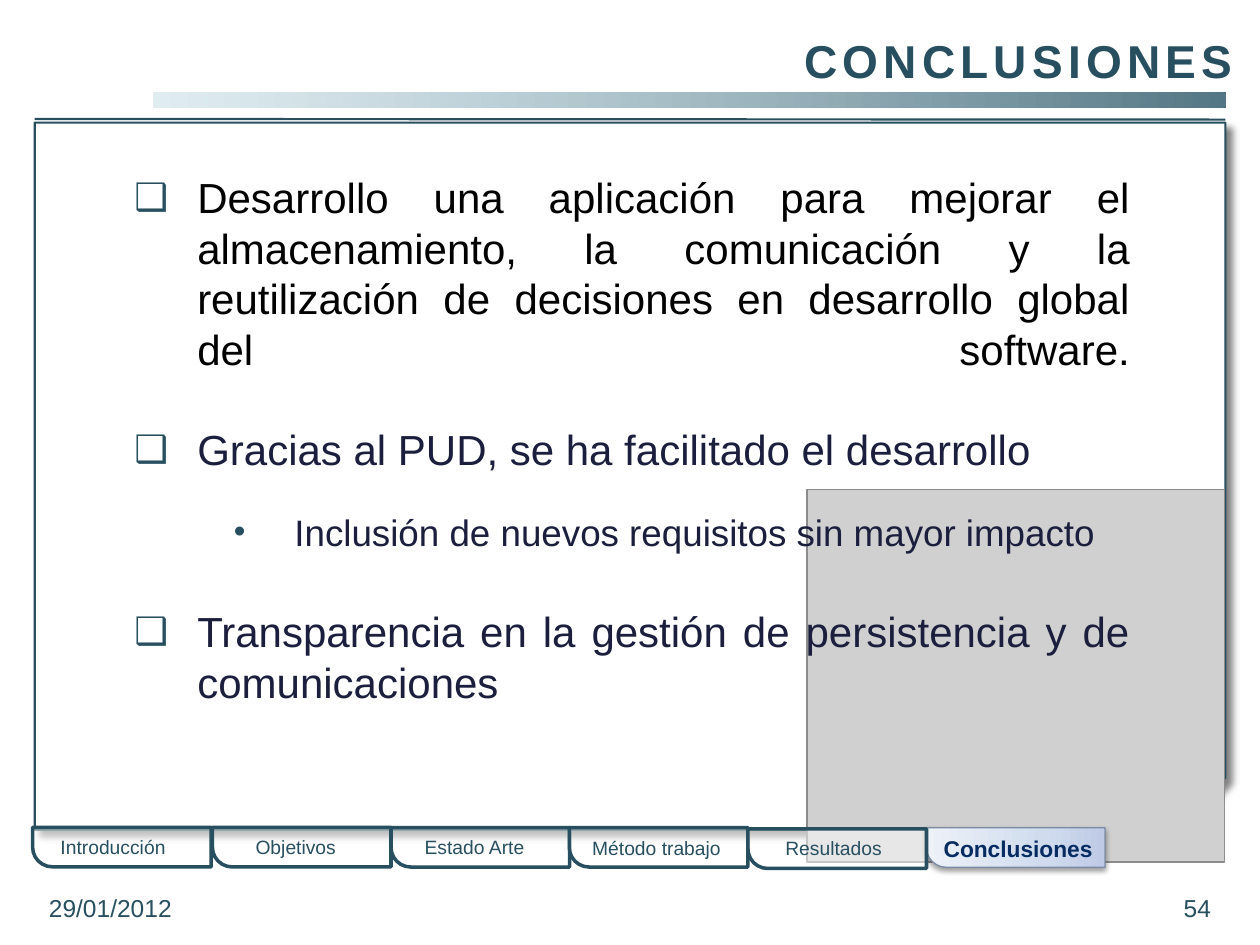
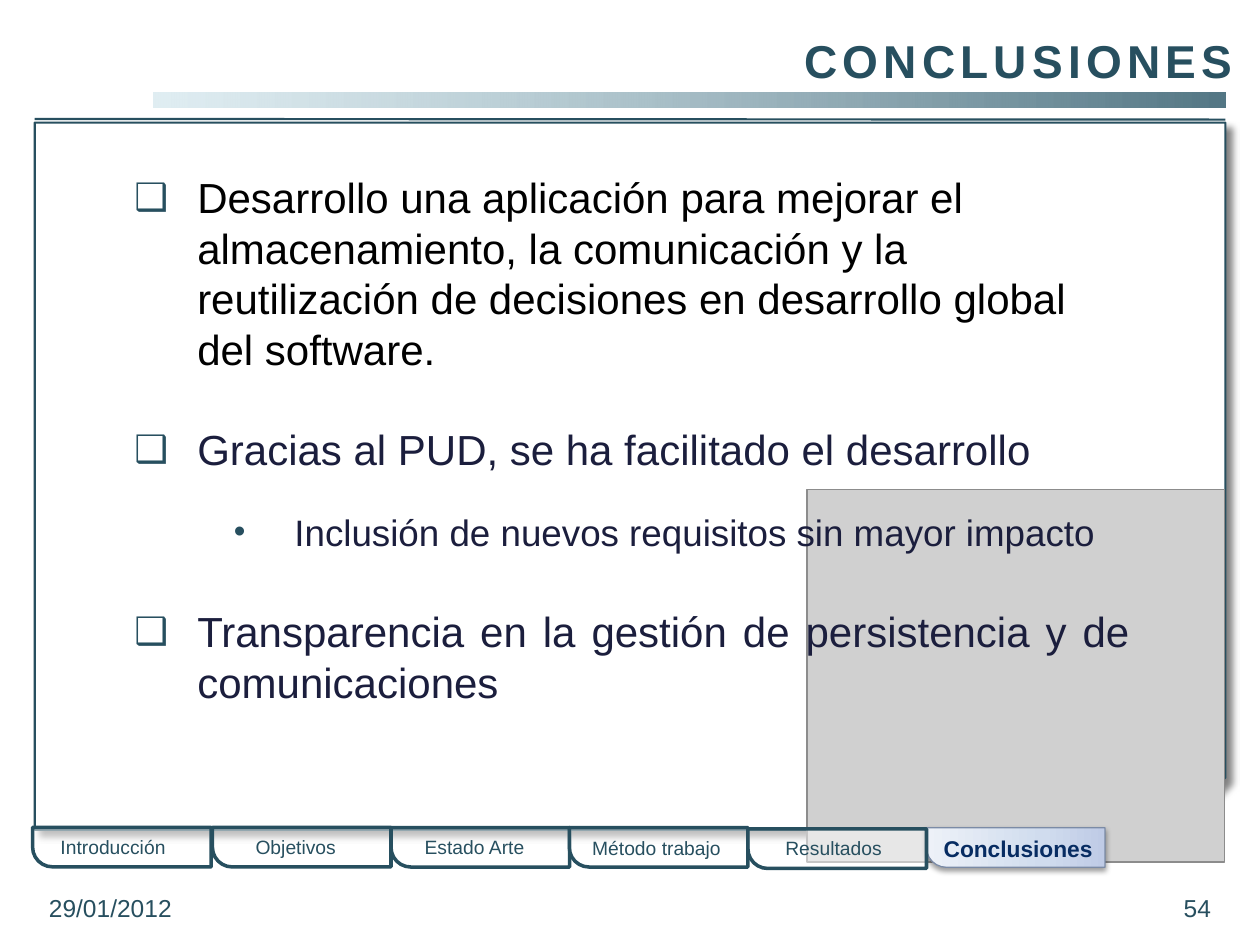
Before and after one commit to gangadhar001/repo-pfc, a slide deck: slide 54 of PFC/Presentacion/PresentacionPFC.pptx. Drawn at 1260x945 pixels with LibreOffice and Linux fonts; fonts in the diff are those of the drawing; grey boxes stand for pictures; background and template pictures are left out. Boxes give left, top, right and bottom in pixels: in the first picture for what was removed or moved away, otherwise in the second. Text is boxed around its words. In the diff, an @@ line names an element or a change of style, - is before the commit and + after.

```diff
--- a/PFC/Presentacion/PresentacionPFC.pptx
+++ b/PFC/Presentacion/PresentacionPFC.pptx
@@ text at [197, 182, 1066, 366]: alignment justified to left @@
```
Also in this commit, not shown: 3 other slides changed.
